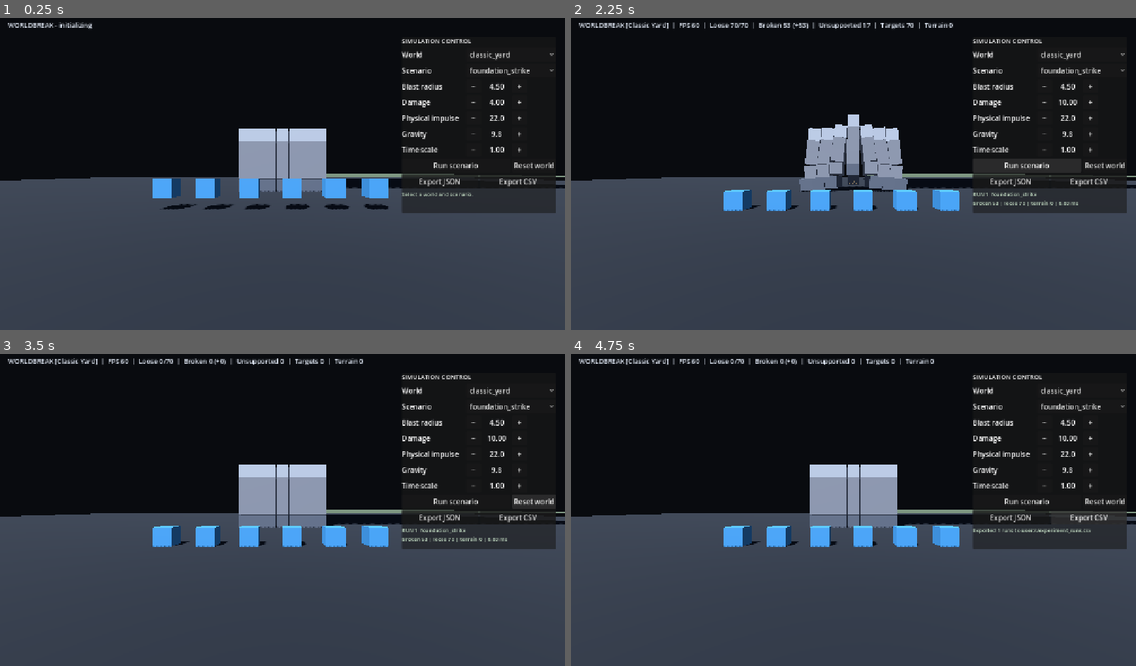
Above: before the commit, frames 1-4 (two rows, left to right).
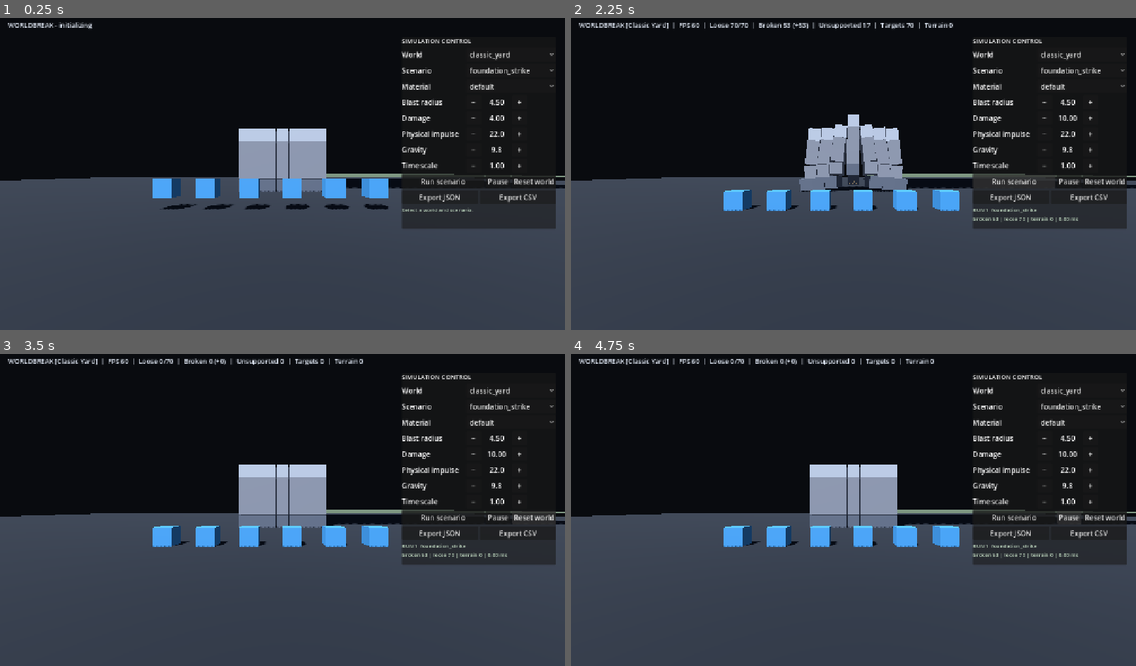
Above: after the commit, the same moments.

Repository: PanDuroDev/Idk
Game: Godot game, scene res://scenes/main.tscn
The game is run twice, just before and just after one commit, with the same random seed, the same clock (stepped at 60 frames per second) and the same inputs.
Inputs (mouse positions are in pixels of both pictures, inside the frame that each line leads up to):
- Up to frame 1 (0.25 s): no input
- Up to frame 2 (2.25 s): click "foundation_strike" at 0.5 s; click (1079, 86) at 1.25 s, where only the run after the commit has a clickable "default"; click "Run scenario" at 2 s
- Up to frame 3 (3.5 s): click "Reset world" at 2.75 s
- Up to frame 4 (4.75 s): click (1068, 516) at 3.5 s, where only the run after the commit has a clickable "Pause"; click (1068, 516) at 4.25 s, where only the run after the commit has a clickable "Resume"

The runs differ from the first frame. In frame 1, 2.9% of the frame differs, in the area x 71-99%, y 20-68%; in frame 2, 3.1%; in frame 3, 3.1%; in frame 4, 3.0%.
Error before the commit: Invalid call 'String' constructor: run_index,scenario_id,world_id,target_kind,building_definition_id,impact_x,impact_y,impact_z,blast_radius,blast_damage,blast…

Commit message:
feat(phase-5): complete simulation controls and repair experiment export
Fix CSV Variant conversion, add material preset selection and pause/resume,
record material metadata in exports, and gate Phase 5 on Linux/Windows CI.

Diff:
--- a/scripts/experiment_history.gd
+++ b/scripts/experiment_history.gd
@@ -8,6 +8,7 @@
 const MAX_RUNS: int = 50
 const CSV_COLUMNS: Array[String] = [
 	"run_index", "scenario_id", "world_id", "target_kind", "building_definition_id",
+	"material_override_id", "material_profile_ids",
 	"impact_x", "impact_y", "impact_z", "blast_radius", "blast_damage",
 	"blast_impulse", "blast_upward_bias", "gravity", "time_scale",
 	"broken", "released", "terrain_edits", "elapsed_usec", "fps_sample"
@@ -72,28 +73,35 @@
 
 
 func to_csv_text() -> String:
-	var lines: Array[String] = [",".join(CSV_COLUMNS)]
+	var header := ""
+	for index in range(CSV_COLUMNS.size()):
+		if index > 0:
+			header += ","
+		header += CSV_COLUMNS[index]
+	var lines: Array[String] = [header]
 	for run: Dictionary in _runs:
 		var impact: Dictionary = run.get("impact", {})
 		var position: Variant = impact.get("position", [0.0, 0.0, 0.0])
 		var cells: Array[String] = [
-			String(run.get("run_index", 0)),
+			str(run.get("run_index", 0)),
 			_csv(run.get("scenario_id", "")),
 			_csv(run.get("world_id", "")),
 			_csv(run.get("target_kind", "")),
 			_csv(run.get("building_definition_id", "")),
-			String(position[0]), String(position[1]), String(position[2]),
-			String(impact.get("radius", 0.0)),
-			String(impact.get("damage", 0.0)),
-			String(impact.get("impulse", 0.0)),
-			String(impact.get("upward_bias", 0.0)),
-			String(run.get("gravity", 0.0)),
-			String(run.get("time_scale", 1.0)),
-			String(run.get("broken", 0)),
-			String(run.get("released", 0)),
-			String(run.get("terrain_edits", 0)),
-			String(run.get("elapsed_usec", 0)),
-			String(run.get("fps_sample", 0.0))
+			_csv(run.get("material_override_id", "")),
+			_csv(_material_ids(run.get("material_profile_ids", []))),
+			str(position[0]), str(position[1]), str(position[2]),
+			str(impact.get("radius", 0.0)),
+			str(impact.get("damage", 0.0)),
+			str(impact.get("impulse", 0.0)),
+			str(impact.get("upward_bias", 0.0)),
+			str(run.get("gravity", 0.0)),
+			str(run.get("time_scale", 1.0)),
+			str(run.get("broken", 0)),
+			str(run.get("released", 0)),
+			str(run.get("terrain_edits", 0)),
+			str(run.get("elapsed_usec", 0)),
+			str(run.get("fps_sample", 0.0))
 		]
 		lines.append(",".join(cells))
 	return "\n".join(lines) + "\n"
@@ -147,8 +155,17 @@
 	return {"ok": true, "errors": errors}
 
 
+static func _material_ids(value: Variant) -> String:
+	if not value is Array:
+		return ""
+	var parts: PackedStringArray = []
+	for item in value:
+		parts.append(str(item))
+	return ";".join(parts)
+
+
 static func _csv(value: Variant) -> String:
-	var text: String = String(value)
+	var text: String = str(value)
 	if text.contains(",") or text.contains("\"") or text.contains("\n"):
 		return "\"" + text.replace("\"", "\"\"") + "\""
 	return text
--- a/scripts/main.gd
+++ b/scripts/main.gd
@@ -8,6 +8,7 @@
 const MATERIAL_PROFILE_CATALOG = preload("res://resources/materials/material_profile_catalog.tres")
 const SIMULATION_CONFIGURATION_CODEC = preload("res://scripts/simulation_configuration_codec.gd")
 const SimulationConfigurationScript = preload("res://scripts/simulation_configuration.gd")
+const SimulationMaterialOverrideScript = preload("res://scripts/simulation_material_override.gd")
 const WORLD_CATALOG = preload("res://resources/worlds/world_catalog.tres")
 const WORLD_DEFINITION_VALIDATOR = preload("res://scripts/world_definition_validator.gd")
 const WorldDefinitionScript = preload("res://scripts/world_definition.gd")
@@ -66,6 +67,9 @@
 var _simulation_status_label: Label
 var _gravity_value_label: Label
 var _time_scale_value_label: Label
+var _material_option: OptionButton
+var _pause_button: Button
+var _material_override_id: StringName = &""
 
 const DEFAULT_BLAST_RADIUS: float = 4.5
 const DEFAULT_BLAST_DAMAGE: float = 4.0
@@ -93,6 +97,10 @@
 
 
 func _unhandled_input(event: InputEvent) -> void:
+	if event is InputEventKey and event.pressed and not event.echo and event.keycode == KEY_P:
+		toggle_simulation_paused()
+		get_viewport().set_input_as_handled()
+		return
 	if event is InputEventKey and event.pressed and not event.echo and event.keycode == KEY_F3:
 		toggle_debug_overlay()
 		get_viewport().set_input_as_handled()
@@ -236,6 +244,7 @@
 	_apply_environment_defaults()
 	_active_world_definition = null
 	_active_simulation_configuration = null
+	_material_override_id = &""
 	Engine.time_scale = 1.0
 	set_simulation_gravity(DEFAULT_GRAVITY)
 	_reset_player_to_spawn(Vector3(0.0, 0.1, 6.0))
@@ -307,6 +316,7 @@
 	if not errors.is_empty():
 		_set_status("SCENARIO FAILED\n" + "\n".join(errors))
 		return {"ok": false, "errors": errors, "run": {}}
+	set_simulation_paused(false)
 	var scenario: ExperimentScenarioScript = _active_scenario
 	var target: Node3D = _structure if scenario.target_kind == &"structure" else _terrain
 	if not is_instance_valid(target):
@@ -350,13 +360,22 @@
 	_spawn_blast_flash(impact)
 
 	var building_id: StringName = &""
+	var material_ids: Array[String] = []
 	if is_instance_valid(_structure):
 		building_id = _structure.call("get_building_definition_id")
+		var definition = _structure.call("get_building_definition")
+		if definition != null:
+			for cell in definition.cells:
+				var material_id: String = String(_structure.call("get_cell_material_id", cell.coordinate))
+				if not material_id.is_empty() and not material_ids.has(material_id):
+					material_ids.append(material_id)
 	var run: Dictionary = _experiment_history.add_run({
 		"scenario_id": String(scenario.scenario_id),
 		"world_id": String(scenario.world_id),
 		"target_kind": String(scenario.target_kind),
 		"building_definition_id": String(building_id),
+		"material_override_id": String(_material_override_id),
+		"material_profile_ids": material_ids,
 		"impact": {
 			"position": [impact.x, impact.y, impact.z],
 			"radius": scenario.blast_radius,
@@ -380,6 +399,7 @@
 
 
 func reset_simulation() -> void:
+	set_simulation_paused(false)
 	request_world_reset()
 
 
@@ -470,10 +490,12 @@
 	set_simulation_gravity(configuration.gravity)
 	Engine.time_scale = configuration.time_scale
 	_active_simulation_configuration = configuration
+	_material_override_id = &""
 	_reset_requested = false
 	_last_broken_count = 0
 	_last_affected_count = 0
 	_refresh_impact_controls()
+	_refresh_simulation_controls()
 	return errors
 
 
@@ -488,6 +510,66 @@
 
 func get_simulation_gravity() -> float:
 	return _simulation_gravity
+
+
+func set_simulation_paused(paused: bool) -> void:
+	get_tree().paused = paused
+	_refresh_simulation_controls()
+
+
+func is_simulation_paused() -> bool:
+	return get_tree().paused
+
+
+func toggle_simulation_paused() -> void:
+	set_simulation_paused(not is_simulation_paused())
+
+
+func get_material_profile_ids() -> Array[StringName]:
+	var ids: Array[StringName] = []
+	for profile in MATERIAL_PROFILE_CATALOG.profiles:
+		if profile != null:
+			ids.append(profile.material_id)
+	return ids
+
+
+func get_active_material_override_id() -> StringName:
+	return _material_override_id
+
+
+func select_material_profile(material_id: StringName) -> Array[String]:
+	var errors: Array[String] = []
+	if not is_instance_valid(_structure):
+		errors.append("No resident structure to apply a material profile.")
+		return errors
+	var definition = _structure.call("get_building_definition")
+	if definition == null:
+		errors.append("Active structure has no building definition.")
+		return errors
+	var overrides: Dictionary = {}
+	var configuration_overrides: Array[SimulationMaterialOverrideScript] = []
+	if material_id != &"":
+		var profile = MATERIAL_PROFILE_CATALOG.get_profile_by_id(material_id)
+		if profile == null:
+			errors.append("Unknown material profile ID '%s'." % String(material_id))
+			return errors
+		for cell in definition.cells:
+			overrides[cell.coordinate] = profile
+			var configuration_override := SimulationMaterialOverrideScript.new()
+			configuration_override.cell = cell.coordinate
+			configuration_override.material_id = material_id
+			configuration_overrides.append(configuration_override)
+	var rebuild_errors: Array = _structure.call("configure_definition", definition, overrides)
+	if not rebuild_errors.is_empty():
+		errors.assign(rebuild_errors)
+		return errors
+	_material_override_id = material_id
+	if _active_simulation_configuration != null:
+		var updated: SimulationConfigurationScript = _active_simulation_configuration.duplicate(true) as SimulationConfigurationScript
+		updated.material_overrides = configuration_overrides
+		_active_simulation_configuration = updated
+	_refresh_simulation_controls()
+	return errors
 
 
 func save_simulation_configuration(path: String) -> Dictionary:
@@ -812,6 +894,7 @@
 
 func _build_hud() -> void:
 	_ui_canvas = CanvasLayer.new()
+	_ui_canvas.process_mode = Node.PROCESS_MODE_ALWAYS
 	add_child(_ui_canvas)
 
 	_hud_label = Label.new()
@@ -860,6 +943,9 @@
 
 	_world_option = _add_option_row(layout, "World", WORLD_CATALOG.get_world_ids(), _on_world_selected)
 	_scenario_option = _add_option_row(layout, "Scenario", SCENARIO_CATALOG.get_scenario_ids(), _on_scenario_selected)
+	var material_ids: Array[StringName] = [&"default"]
+	material_ids.append_array(get_material_profile_ids())
+	_material_option = _add_option_row(layout, "Material", material_ids, _on_material_selected)
 
 	_add_impact_control_row(layout, "Blast radius", &"blast_radius", 0.25)
 	_add_impact_control_row(layout, "Damage", &"blast_damage", 0.25)
@@ -876,6 +962,12 @@
 	run_button.size_flags_horizontal = Control.SIZE_EXPAND_FILL
 	run_button.pressed.connect(_run_selected_scenario)
 	action_row.add_child(run_button)
+
+	_pause_button = Button.new()
+	_pause_button.text = "Pause"
+	_pause_button.tooltip_text = "Pause or resume physics without changing the experiment time scale (P)"
+	_pause_button.pressed.connect(toggle_simulation_paused)
+	action_row.add_child(_pause_button)
 
 	var reset_button := Button.new()
 	reset_button.text = "Reset world"
@@ -985,6 +1077,16 @@
 		_set_status("SCENARIO FAILED\n" + "\n".join(errors))
 
 
+func _on_material_selected(index: int) -> void:
+	var material_id: StringName = _material_option.get_item_metadata(index)
+	var errors: Array[String] = select_material_profile(&"" if material_id == &"default" else material_id)
+	if errors.is_empty():
+		_set_status("Material applied: %s" % String(material_id))
+	else:
+		_set_status("MATERIAL FAILED\n" + "\n".join(errors))
+	_refresh_simulation_controls()
+
+
 func _run_selected_scenario() -> void:
 	if not is_instance_valid(_scenario_option) or _scenario_option.selected < 0:
 		return
@@ -1004,6 +1106,8 @@
 		_gravity_value_label.text = "%.1f" % _simulation_gravity
 	if is_instance_valid(_time_scale_value_label):
 		_time_scale_value_label.text = "%.2f" % Engine.time_scale
+	if is_instance_valid(_pause_button):
+		_pause_button.text = "Resume" if is_simulation_paused() else "Pause"
 	_select_option(
 		_world_option,
 		_active_world_definition.world_id if _active_world_definition != null else &""
@@ -1012,6 +1116,10 @@
 		_scenario_option,
 		_active_scenario.scenario_id if _active_scenario != null else &""
 	)
+	_select_option(
+		_material_option,
+		_material_override_id if _material_override_id != &"" else &"default"
+	)
 
 
 func _select_option(option: OptionButton, option_id: StringName) -> void:
--- a/tests/phase5/simulation_tools_test.gd
+++ b/tests/phase5/simulation_tools_test.gd
@@ -46,6 +46,17 @@
 	if main.call("get_scenario_ids").size() != 3:
 		_fail("Runtime scenario catalog is not exposed")
 		return
+	if main.call("get_material_profile_ids").size() != 3:
+		_fail("Runtime material catalog is not exposed")
+		return
+	main.call("set_simulation_paused", true)
+	if not bool(main.call("is_simulation_paused")):
+		_fail("Simulation pause did not take effect")
+		return
+	main.call("set_simulation_paused", false)
+	if bool(main.call("is_simulation_paused")):
+		_fail("Simulation resume did not take effect")
+		return
 
 	var load_errors: Array = main.call("load_scenario", &"foundation_strike")
 	if not load_errors.is_empty():
@@ -71,6 +82,32 @@
 		_fail("Scenario reload after control clamping failed")
 		return
 
+	var material_ids: Array = main.call("get_material_profile_ids")
+	var test_material: StringName = material_ids[0]
+	var material_errors: Array = main.call("select_material_profile", test_material)
+	if not material_errors.is_empty():
+		_fail("Material selection failed: %s" % "\n".join(material_errors))
+		return
+	if main.call("get_active_material_override_id") != test_material:
+		_fail("Material selection did not record the active override")
+		return
+	var structure_for_material: Node = main.get_node_or_null("DestructibleStructure")
+	if structure_for_material == null:
+		_fail("Material selection lost the resident structure")
+		return
+	var definition_for_material = structure_for_material.call("get_building_definition")
+	if definition_for_material == null or definition_for_material.cells.is_empty():
+		_fail("Material selection lost the building definition")
+		return
+	var material_cell: Vector3i = definition_for_material.cells[0].coordinate
+	if String(structure_for_material.call("get_cell_material_id", material_cell)) != String(test_material):
+		_fail("Material selection did not apply the profile to structure cells")
+		return
+	material_errors = main.call("select_material_profile", &"")
+	if not material_errors.is_empty() or main.call("get_active_material_override_id") != &"":
+		_fail("Material selection could not restore definition defaults")
+		return
+
 	var first: Dictionary = main.call("run_scenario", &"foundation_strike")
 	if not first["ok"]:
 		_fail("Foundation run failed: %s" % "\n".join(first["errors"]))
@@ -81,6 +118,9 @@
 		return
 	if String(first_run["world_id"]) != "classic_yard" or String(first_run["building_definition_id"]) != "classic_70_piece":
 		_fail("Run record is missing its world or building metadata")
+		return
+	if not (first_run.get("material_profile_ids") is Array) or (first_run["material_profile_ids"] as Array).is_empty():
+		_fail("Run record is missing material metadata")
 		return
 	if int(main.call("get_experiment_history").get_run_count()) != 1:
 		_fail("Run was not recorded in history")
@@ -153,8 +193,8 @@
 	if csv_lines.size() != 4 or not String(csv_lines[0]).begins_with("run_index,scenario_id,world_id"):
 		_fail("CSV export did not contain a header and one row per run")
 		return
-	if String(csv_lines[0]).contains("impact") == false or not String(csv_lines[3]).contains("terrain_crater"):
-		_fail("CSV export is missing impact or scenario fields")
+	if not String(csv_lines[0]).contains("impact") or not String(csv_lines[0]).contains("material_profile_ids") or not String(csv_lines[3]).contains("terrain_crater"):
+		_fail("CSV export is missing impact, material, or scenario fields")
 		return
 
 	var bad_export: Dictionary = main.call("export_experiment_history", "user://phase5_runs.txt")
@@ -172,6 +212,16 @@
 		_fail("Bounded history did not renumber run indexes")
 		return
 
+	var escaping_history := ExperimentHistory.new()
+	escaping_history.add_run({
+		"scenario_id": "comma,\"quote\"\nline",
+		"material_profile_ids": ["a;b", "c,d"]
+	})
+	var escaping_csv: String = escaping_history.to_csv_text()
+	if not escaping_csv.contains("\"comma,\"\"quote\"\"\nline\"") or not escaping_csv.contains("\"a;b;c,d\""):
+		_fail("CSV export did not escape embedded commas, quotes, or newlines")
+		return
+
 	DirAccess.remove_absolute(ProjectSettings.globalize_path(JSON_PATH))
 	DirAccess.remove_absolute(ProjectSettings.globalize_path(CSV_PATH))
 	print("WORLDBREAK_SIMULATION_TOOLS_OK: scenarios=3; run=passed; repeat=passed; comparison=passed; terrain=passed; reset=passed; export=passed; validation=passed")
Not shown, changed: docs/CONFIGURATION_PERSISTENCE.md
Not shown, changed: docs/MANUAL_WINDOWS_VALIDATION.md
Not shown, changed: docs/PROJECT_STATUS.md
Not shown, changed: docs/ROADMAP.md
Not shown, changed: docs/TECHNICAL_DIRECTION.md
Not shown, changed: docs/WORK_LOG.md
Not shown, changed: docs/WORLD_DEFINITIONS.md
